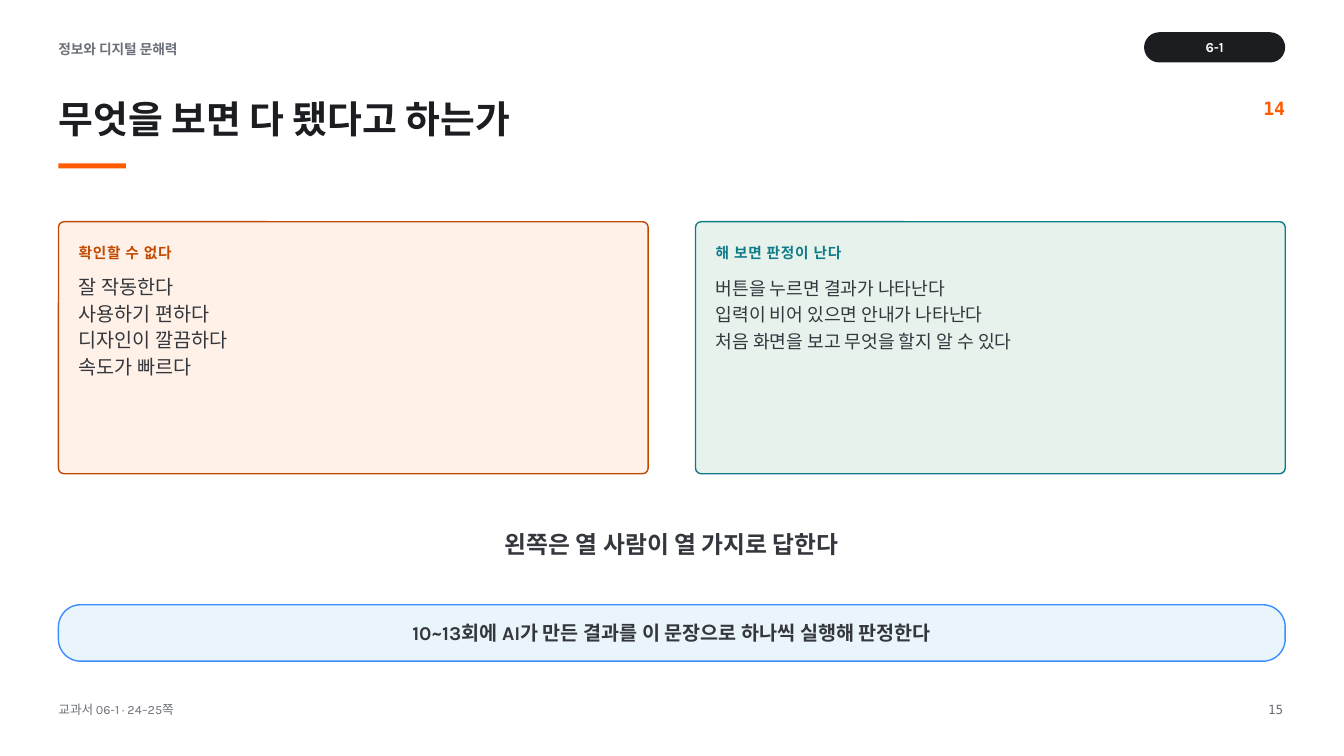
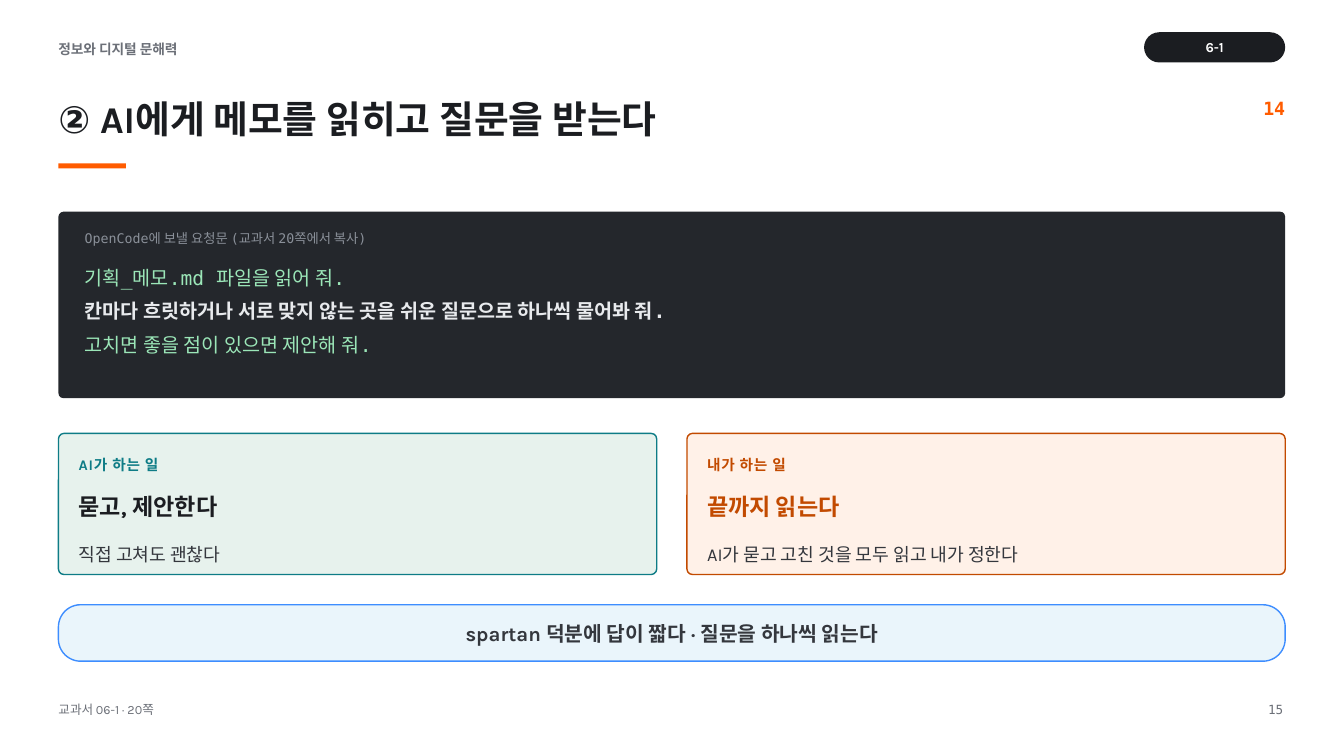
Before and after one commit to cozy819/2026-02__jdh, a slide deck: slide 15 of 06/ppt/06-1_서비스_기획의_기초_v1.pptx. Drawn at 1344x756 pixels with LibreOffice and Linux fonts; fonts in the diff are those of the drawing. Boxes give left, top, right and bottom in pixels: in the first picture for what was removed or moved away, otherwise in the second. Text is boxed around its words. In the diff, an @@ line names an element or a change of style, - is before the commit and + after.

```diff
--- a/06/ppt/06-1_서비스_기획의_기초_v1.pptx
+++ b/06/ppt/06-1_서비스_기획의_기초_v1.pptx
@@ text at (58,101,656,137): text changed @@
-무엇을 보면 다 됐다고 하는가
+② AI에게 메모를 읽히고 질문을 받는다
@@ rounded rectangle: place and size @@
-rounded rectangle at (58,222,648,474)
+rounded rectangle at (58,212,1286,398)
@@ rounded rectangle at (58,212,1286,398): fill #FFF1E8 to #24272C; outline #C24A00 1 pt to none; proportions changed @@
@@ text added at (85,232,366,246), 9.5 pt, text #8A9099 @@
+OpenCode에 보낼 요청문 (교과서 20쪽에서 복사)
@@ text removed at (79,245,172,260) @@
-확인할 수 없다
@@ text at (85,268,666,354): text changed; font Karla to DejaVu Sans Mono; text colour #34373D to #9BE6B8 @@
-잘 작동한다
-사용하기 편하다
-디자인이 깔끔하다
-속도가 빠르다
+기획_메모.md 파일을 읽어 줘.
+칸마다 흐릿하거나 서로 맞지 않는 곳을 쉬운 질문으로 하나씩 물어봐 줘.
+고치면 좋을 점이 있으면 제안해 줘.
@@ text removed at (716,245,842,260) @@
-해 보면 판정이 난다
@@ text removed at (716,280,1011,350) @@
-버튼을 누르면 결과가 나타난다
-입력이 비어 있으면 안내가 나타난다
-처음 화면을 보고 무엇을 할지 알 수 있다
@@ rounded rectangle: place and size @@
-rounded rectangle at (696,222,1286,474)
+rounded rectangle at (58,434,656,575)
@@ rounded rectangle at (58,434,656,575): proportions changed @@
@@ rounded rectangle added at (688,434,1286,575), fill #FFF1E8, outline #C24A00 1 pt @@
@@ text added at (79,457,159,472), 10.5 pt, text #0E7C86, bold @@
+AI가 하는 일
@@ text added at (707,457,786,472), 10.5 pt, text #C24A00, bold @@
+내가 하는 일
@@ text added at (79,495,218,518), 16.5 pt, text #1B1D21, bold @@
+묻고, 제안한다
@@ text added at (707,495,840,517), 16.5 pt, text #C24A00, bold @@
+끝까지 읽는다
@@ text "직접 고쳐도 괜찮다" at (79,546,220,563): vertical alignment middle to top @@
@@ text at (79,546,220,563): text changed; size 17 to 13 pt; bold off @@
-왼쪽은 열 사람이 열 가지로 답한다
+직접 고쳐도 괜찮다
@@ text added at (707,546,1018,563), 13 pt, text #34373D @@
+AI가 묻고 고친 것을 모두 읽고 내가 정한다
@@ text at (466,624,878,646): text changed; size 14 to 14.5 pt @@
-10~13회에 AI가 만든 결과를 이 문장으로 하나씩 실행해 판정한다
+spartan 덕분에 답이 짧다 · 질문을 하나씩 읽는다
@@ text at (58,703,153,715): text changed @@
-교과서 06-1 · 24–25쪽
+교과서 06-1 · 20쪽
```
Also in this commit, not shown: 4 other slides changed, 12 slides added, 12 slides removed, 31 other files.
